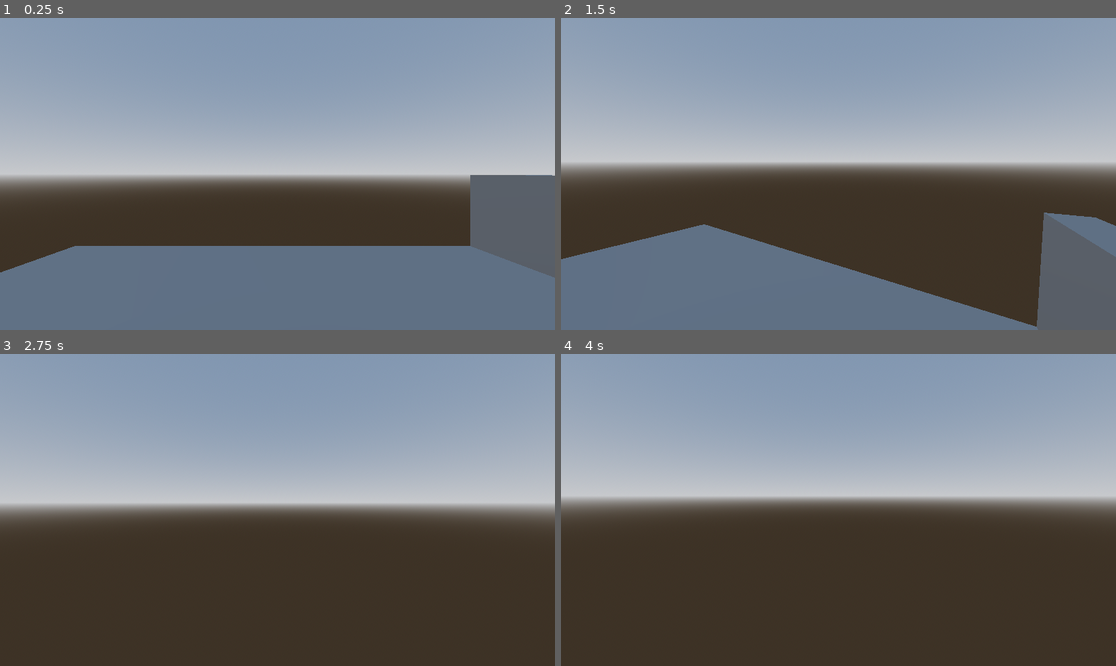
Above: before the commit, frames 1-4 (two rows, left to right).
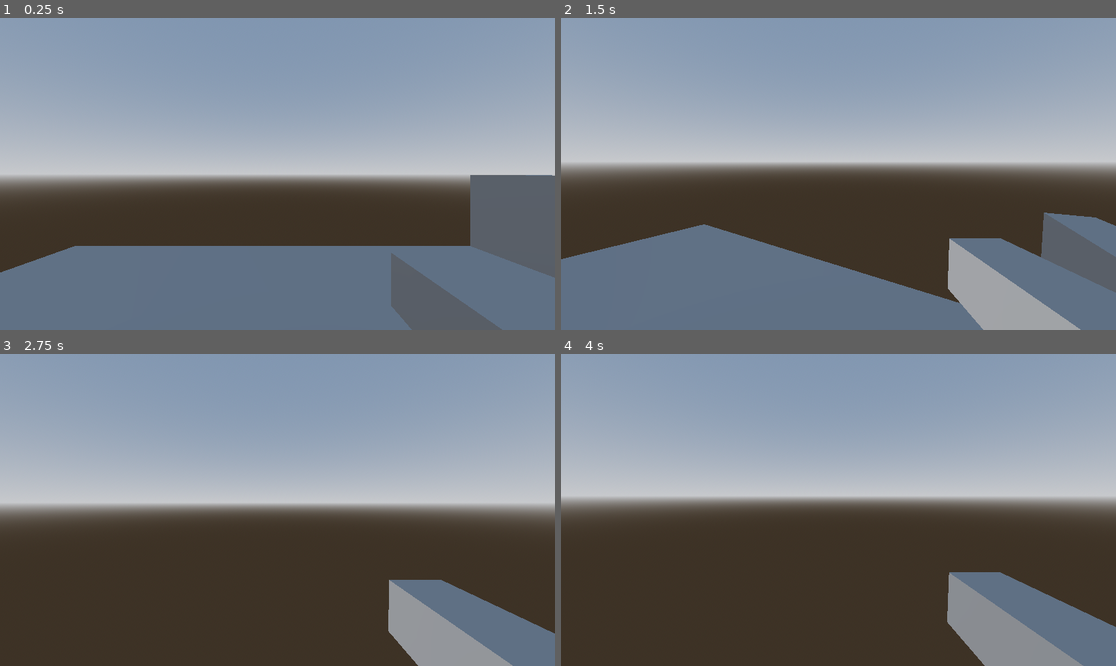
Above: after the commit, the same moments.

Repository: enigma999/Critical-Take-Over
Game: Godot game, scene res://scenes/game.tscn
Same seed, same stepped clock (60 frames per second), same inputs: the game is played once before the commit and once after it.
Inputs (mouse positions are in pixels of both pictures, inside the frame that each line leads up to):
- Up to frame 1 (0.25 s): no input
- Up to frame 2 (1.5 s): tap Enter at 0.5 s; move the mouse to (960, 158) at 0.52 s; hold D (right) 0.53-1.28 s; click (960, 158) at 0.6 s; tap Space (jump) at 0.77 s; move the mouse to (810, 174) at 1.27 s; hold W (forward) from 1.28 s (still down); click (810, 174) at 1.35 s
- Up to frame 3 (2.75 s): keep holding W (forward); tap Space (jump) at 1.52 s; move the mouse to (288, 503) at 2.02 s; click (288, 503) at 2.1 s
- Up to frame 4 (4 s): keep holding W (forward); tap Space (jump) at 2.75, 3.02, 3.77 s; move the mouse to (832, 516) at 2.77 s; click (832, 516) at 2.85 s; tap Enter at 3.5 s; move the mouse to (877, 513) at 3.52 s; click (877, 513) at 3.6 s

The runs differ from the first frame. In frame 1, 2.3% of the frame differs, in the area x 70-91%, y 75-100%; in frame 2, 6.6%; in frame 3, 6.2%; in frame 4, 6.8%, in the area x 69-100%, y 69-100%.

Commit message:
schooting functionality added tot the player itself

Diff:
--- a/project.godot
+++ b/project.godot
@@ -42,6 +42,11 @@
 "events": [Object(InputEventKey,"resource_local_to_scene":false,"resource_name":"","device":-1,"window_id":0,"alt_press …(191 unchanged characters)…
 ]
 }
+shoot={
+"deadzone": 0.5,
+"events": [null, Object(InputEventMouseButton,"resource_local_to_scene":false,"resource_name":"","device":-1,"window_id":0,"alt_pressed":false,"shift_pressed":false,"ctrl_pressed":false,"meta_pressed":false,"button_mask":0,"position":Vector2(0, 0),"global_position":Vector2(0, 0),"factor":1.0,"button_index":1,"canceled":false,"pressed":false,"double_click":false,"script":null)
+]
+}
 
 [rendering]
 
--- a/scenes/characters/player.tscn
+++ b/scenes/characters/player.tscn
@@ -1,6 +1,7 @@
-[gd_scene load_steps=4 format=3 uid="uid://clex4vyjuy3py"]
+[gd_scene load_steps=5 format=3 uid="uid://clex4vyjuy3py"]
 
 [ext_resource type="Script" path="res://scripts/movement.gd" id="1_wa0xs"]
+[ext_resource type="PackedScene" uid="uid://7qwurcgndv8l" path="res://scenes/items/weapon.tscn" id="2_wg1r8"]
 
 [sub_resource type="CapsuleMesh" id="CapsuleMesh_tj5qu"]
 
@@ -21,3 +22,6 @@
 transform = Transform3D(1, 0, 0, 0, 1, 0, 0, 0, 1, 0, 0.8, 0)
 
 [node name="Camera3D" type="Camera3D" parent="Head"]
+
+[node name="Weapon" parent="." instance=ExtResource("2_wg1r8")]
+transform = Transform3D(1, 0, 0, 0, 1, 0, 0, 0, 1, 0.528489, 0.403356, -0.0188934)
--- /dev/null
+++ b/scenes/items/weapon.tscn
@@ -0,0 +1,18 @@
+[gd_scene load_steps=3 format=3 uid="uid://7qwurcgndv8l"]
+
+[sub_resource type="BoxMesh" id="BoxMesh_5x456"]
+
+[sub_resource type="BoxMesh" id="BoxMesh_tkram"]
+
+[node name="Weapon" type="Node3D"]
+
+[node name="Weapon body" type="MeshInstance3D" parent="."]
+transform = Transform3D(0.2, 0, 0, 0, 0.2, 0, 0, 0, 1.5, 0, 0, 0)
+mesh = SubResource("BoxMesh_5x456")
+
+[node name="Muzzle" type="MeshInstance3D" parent="."]
+transform = Transform3D(0.05, 0, 0, 0, 0.05, 0, 0, 0, 0.05, 0, 0, -0.771367)
+mesh = SubResource("BoxMesh_tkram")
+
+[node name="Bullet origin" type="Marker3D" parent="Muzzle"]
+transform = Transform3D(1, 0, 0, 0, 1, 0, 0, 0, 1, 0, 0, -0.522442)
--- a/scripts/movement.gd
+++ b/scripts/movement.gd
@@ -1,11 +1,12 @@
 extends CharacterBody3D
 
-
+#movement consts
 const SPEED: float = 8.0
 const ACCELERATION: float = 12.0
 const JUMP_VELOCITY: float = 4.5
 const GRAVITY_FORCE: float = 10.0
 
+#movement variables
 #puur @export toegevoegd voor het tweaken enzo
 @export var current_speed: float = SPEED
 @export var acceleration: float = ACCELERATION
@@ -15,10 +16,22 @@
 @export var maximum_angle:float = 90
 
 @onready var head = $Head
-
 var look_rotation: Vector2
 
+#shooting variables
+@onready var camera = $Head/Camera3D
+var can_shoot: bool = true
+var ray_range: float = 2000.0
+@onready var muzzle = $"Weapon/Muzzle/Bullet origin"
+
+
+
+
 func _physics_process(delta: float) -> void:
+
+	#shooting stuff will seperate into functions later :D
+
+
 	gravity(delta)
 	handle_movement(delta)
 	move_and_slide()
@@ -46,7 +59,26 @@
 	head.rotation_degrees.x = look_rotation.x
 	rotation_degrees.y = look_rotation.y
 
+func shoot()-> void:
+	var space_state = camera.get_world_3d().direct_space_state
+	var screen_center = get_viewport().size / 2
+	var origin = camera.project_ray_origin(screen_center)
+	var end_point = origin + camera.project_ray_normal(screen_center) * ray_range
+	var query = PhysicsRayQueryParameters3D.create(origin, end_point)
+	query.collide_with_bodies = true
+	var targetDict: Dictionary = space_state.intersect_ray(query)
+	var target:Node3D = targetDict.get("collider")
+	if target != null:
+		print(target.is_in_group("enemy"))
+	else:
+		print ("yabadabadoo")
 func _input(event):
+
+	#shooting input
+	if Input.is_action_just_pressed("shoot") && can_shoot:
+		shoot()
+
+	#looking around
 	if event is InputEventMouseButton:
 		Input.set_mouse_mode(Input.MOUSE_MODE_CAPTURED)
 	elif event.is_action_pressed("ui_cancel"):
